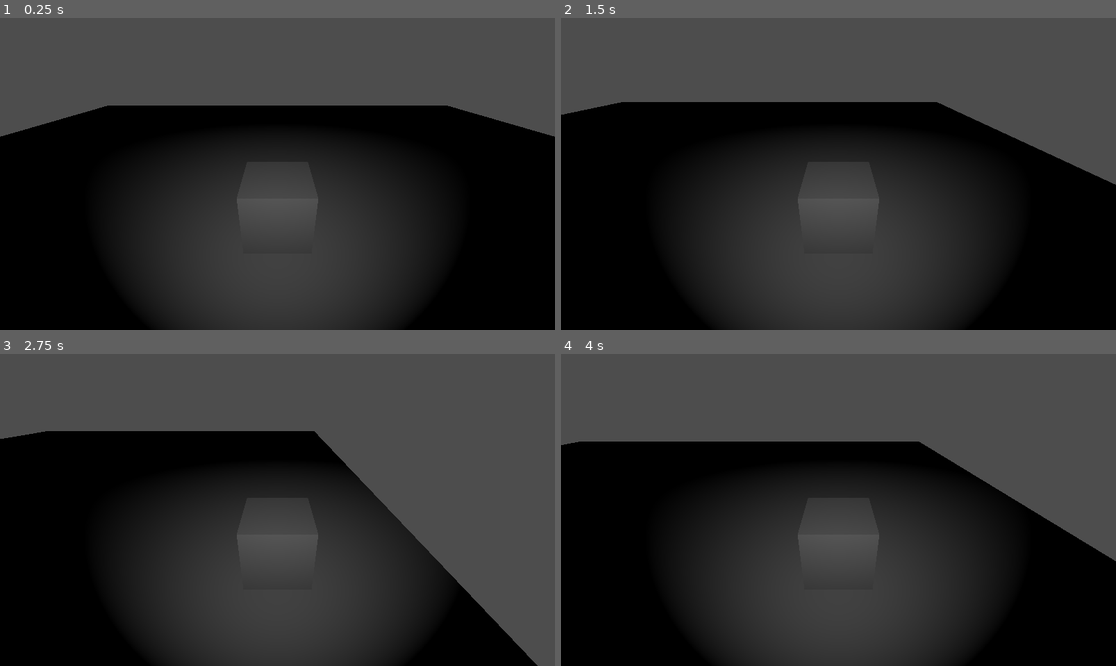
Above: before the commit, frames 1-4 (two rows, left to right).
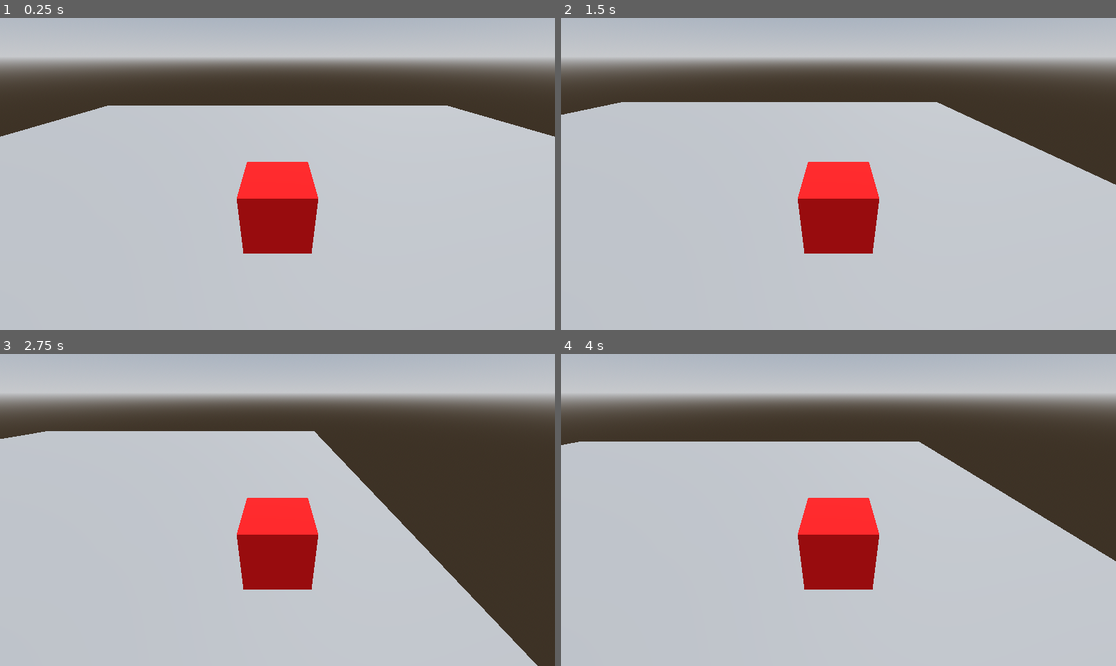
Above: after the commit, the same moments.

Repository: Posh-Sloth-Games/Sandwich
Game: Godot game, scene res://world.tscn
Same seed, same stepped clock (60 frames per second), same inputs: the game is played once before the commit and once after it.
Inputs:
- Up to frame 1 (0.25 s): no input
- Up to frame 2 (1.5 s): tap Enter (ui_accept) at 0.5, 0.77 s; hold Right (ui_right) 0.53-1.28 s; hold Down (ui_down) from 1.28 s (still down)
- Up to frame 3 (2.75 s): tap Enter (ui_accept) at 1.52 s; release Down (ui_down) at 2.03 s; hold Right (ui_right) from 2.03 s (still down)
- Up to frame 4 (4 s): release Right (ui_right) at 2.78 s; hold Up (ui_up) 2.78-3.53 s; tap Enter (ui_accept) at 3.02, 3.77 s; hold Left (ui_left) from 3.53 s (still down)

The runs differ from the first frame. In frame 1, 97% of the frame differs, in the area x 0-100%, y 0-100%; in frame 2, 97%; in frame 3, 97%; in frame 4, 97%.

Commit message:
Minor changes (may have to update gitignore)

Diff:
--- a/player.tscn
+++ b/player.tscn
@@ -1,10 +1,13 @@
-[gd_scene load_steps=4 format=3 uid="uid://7g122hkiaaa7"]
+[gd_scene load_steps=5 format=3 uid="uid://7g122hkiaaa7"]
 
 [ext_resource type="Script" path="res://Player.gd" id="1_60bob"]
 
 [sub_resource type="BoxShape3D" id="BoxShape3D_j0rj1"]
 
 [sub_resource type="BoxMesh" id="BoxMesh_j7k8i"]
+
+[sub_resource type="StandardMaterial3D" id="StandardMaterial3D_jm6hv"]
+albedo_color = Color(1, 0, 0, 1)
 
 [node name="Player" type="CharacterBody3D"]
 transform = Transform3D(1, 0, 0, 0, 1, 0, 0, 0, 1, 0, 0.5, 0)
@@ -16,9 +19,7 @@
 [node name="MeshInstance3D" type="MeshInstance3D" parent="."]
 mesh = SubResource("BoxMesh_j7k8i")
 skeleton = NodePath("")
+surface_material_override/0 = SubResource("StandardMaterial3D_jm6hv")
 
 [node name="Camera3D" type="Camera3D" parent="."]
 transform = Transform3D(1, 0, 0, 0, 0.866025, 0.5, 0, -0.5, 0.866025, 0, 2, 2.5)
-
-[node name="SpotLight3D" type="SpotLight3D" parent="Camera3D"]
-spot_range = 10.0
--- a/world.tscn
+++ b/world.tscn
@@ -1,12 +1,30 @@
-[gd_scene load_steps=4 format=3 uid="uid://bj6en0rifvn3w"]
+[gd_scene load_steps=7 format=3 uid="uid://bj6en0rifvn3w"]
 
 [ext_resource type="PackedScene" uid="uid://7g122hkiaaa7" path="res://player.tscn" id="1_17os3"]
+
+[sub_resource type="ProceduralSkyMaterial" id="ProceduralSkyMaterial_kocjt"]
+sky_horizon_color = Color(0.64625, 0.65575, 0.67075, 1)
+ground_horizon_color = Color(0.64625, 0.65575, 0.67075, 1)
+
+[sub_resource type="Sky" id="Sky_gosce"]
+sky_material = SubResource("ProceduralSkyMaterial_kocjt")
+
+[sub_resource type="Environment" id="Environment_scr7t"]
+background_mode = 2
+sky = SubResource("Sky_gosce")
+tonemap_mode = 2
 
 [sub_resource type="WorldBoundaryShape3D" id="WorldBoundaryShape3D_0tcvl"]
 
 [sub_resource type="PlaneMesh" id="PlaneMesh_mvbeh"]
 
 [node name="World" type="Node3D"]
+
+[node name="WorldEnvironment" type="WorldEnvironment" parent="."]
+environment = SubResource("Environment_scr7t")
+
+[node name="DirectionalLight3D" type="DirectionalLight3D" parent="."]
+transform = Transform3D(-0.866023, -0.433016, 0.250001, 0, 0.499998, 0.866027, -0.500003, 0.749999, -0.43301, 0, 0, 0)
 
 [node name="Floor" type="StaticBody3D" parent="."]
 
